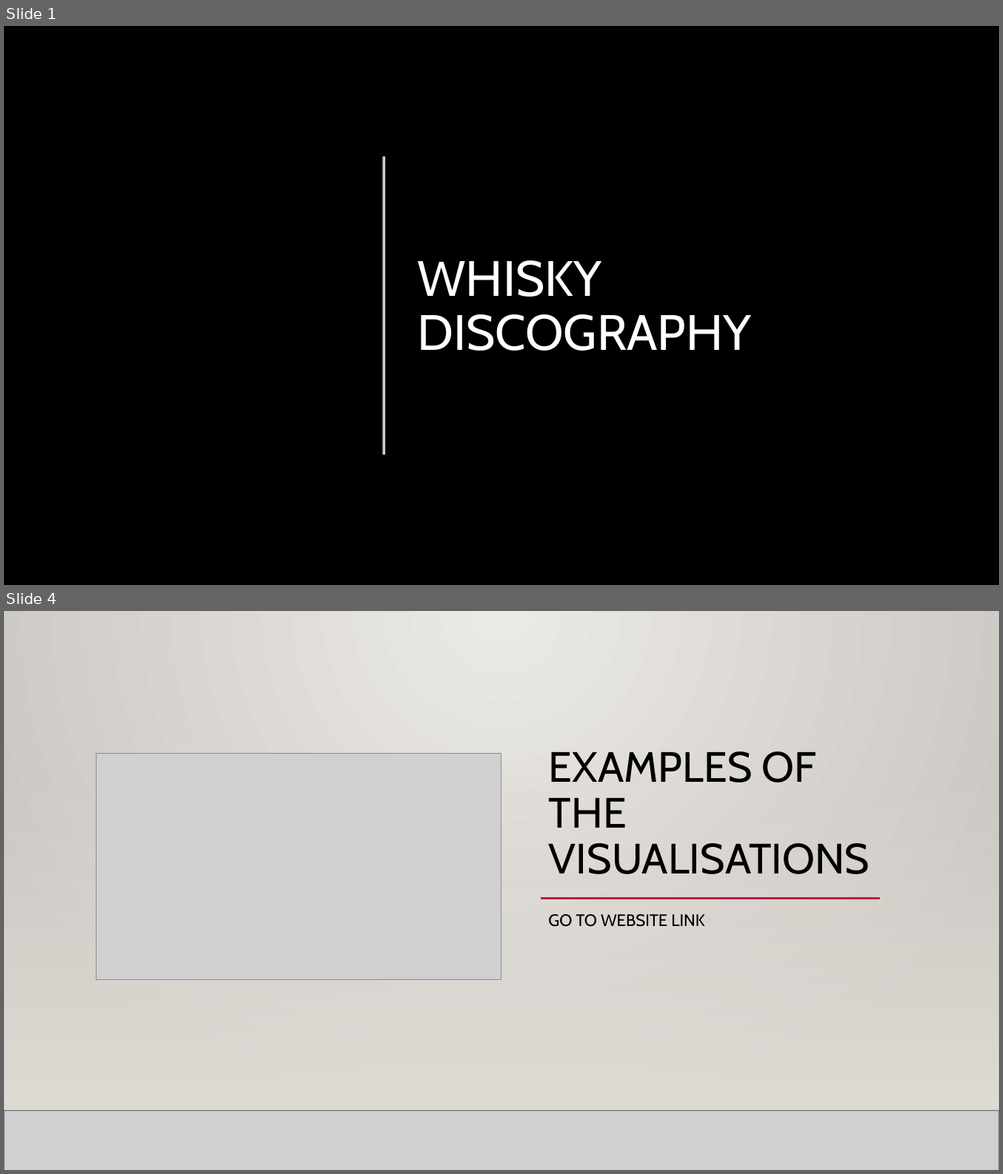
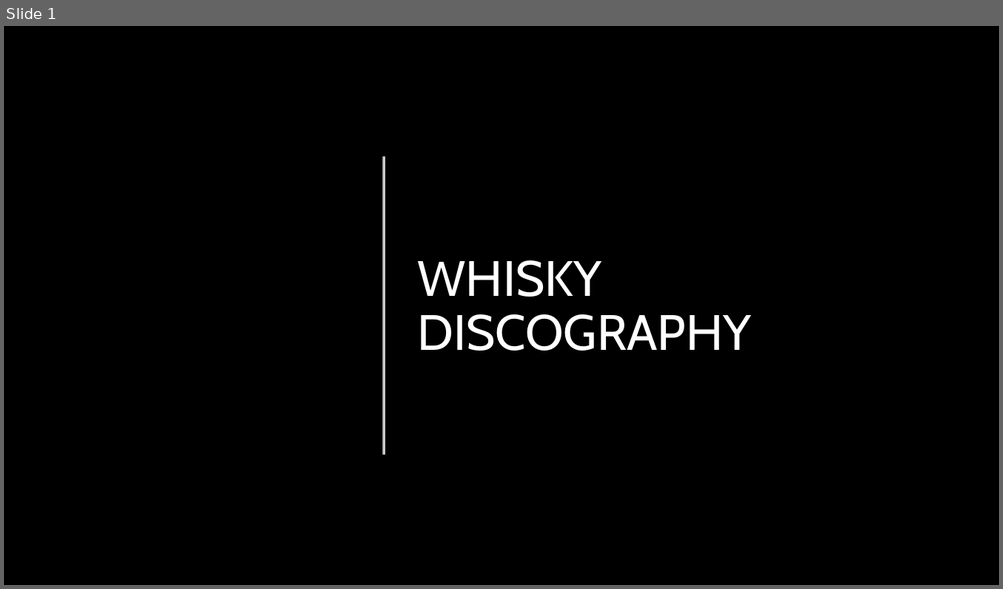
Before and after one commit to EpicTomatoSauce/DataAnalytics_Project2, a slide deck: Presentation.pptx. Shown one above the other, each under a label of ours: slides 1 and 4 before the commit, slide 1 after it; the slides between them are not shown. The pictures are 1003x1174 and 1003x589 pixels, drawn with LibreOffice and Linux fonts; fonts in the diff are those of the drawing; grey boxes stand for pictures; background and template pictures are left out. Boxes give left, top, right and bottom in pixels: in the first picture for what was removed or moved away, otherwise in the second. Text is boxed around its words. In the diff, an @@ line names an element or a change of style, - is before the commit and + after.

```diff
--- a/Presentation.pptx
+++ b/Presentation.pptx
@@ slide 4 removed at bbox=[4, 611, 999, 1170], background gradient #ECEAE7 to #CAC7C1; not listed: 1 template element that a slide beside it also shows @@
@@ rectangle removed at bbox=[4, 611, 999, 1170] @@
@@ picture removed at bbox=[96, 754, 501, 980] @@
@@ line removed from (122, 762) to (907, 762) @@
@@ title removed at bbox=[549, 752, 869, 874] @@
-EXAMPLES OF THE VISUALISATIONS
@@ rectangle removed at bbox=[4, 776, 999, 1111] @@
@@ rectangle removed at bbox=[4, 776, 999, 1111] @@
@@ rectangle removed at bbox=[4, 776, 999, 1111] @@
@@ line removed from (201, 899) to (906, 899) @@
@@ line removed from (541, 899) to (879, 899) @@
@@ text removed at bbox=[548, 914, 705, 927] @@
-GO TO WEBSITE LINK
@@ line removed from (4, 1111) to (999, 1111) @@
@@ picture removed at bbox=[4, 1111, 999, 1170] @@
@@ line removed from (4, 1111) to (999, 1111) @@
```
Also in this commit, not shown: 3 slides changed, 3 slides added, 4 other files.
